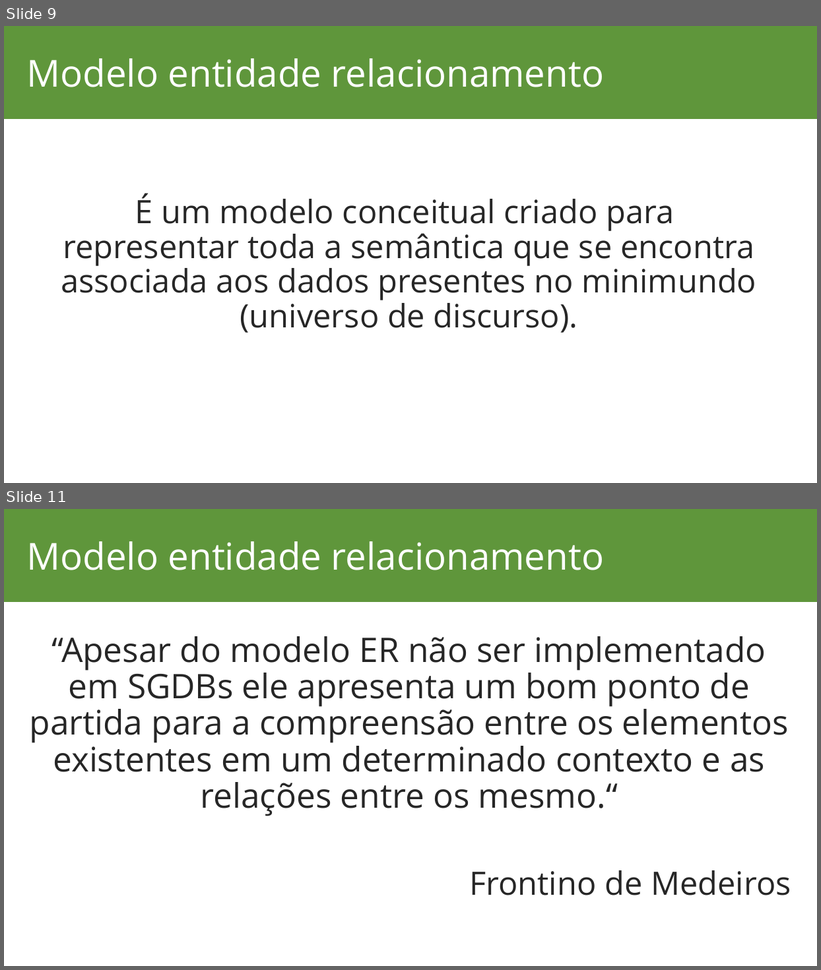
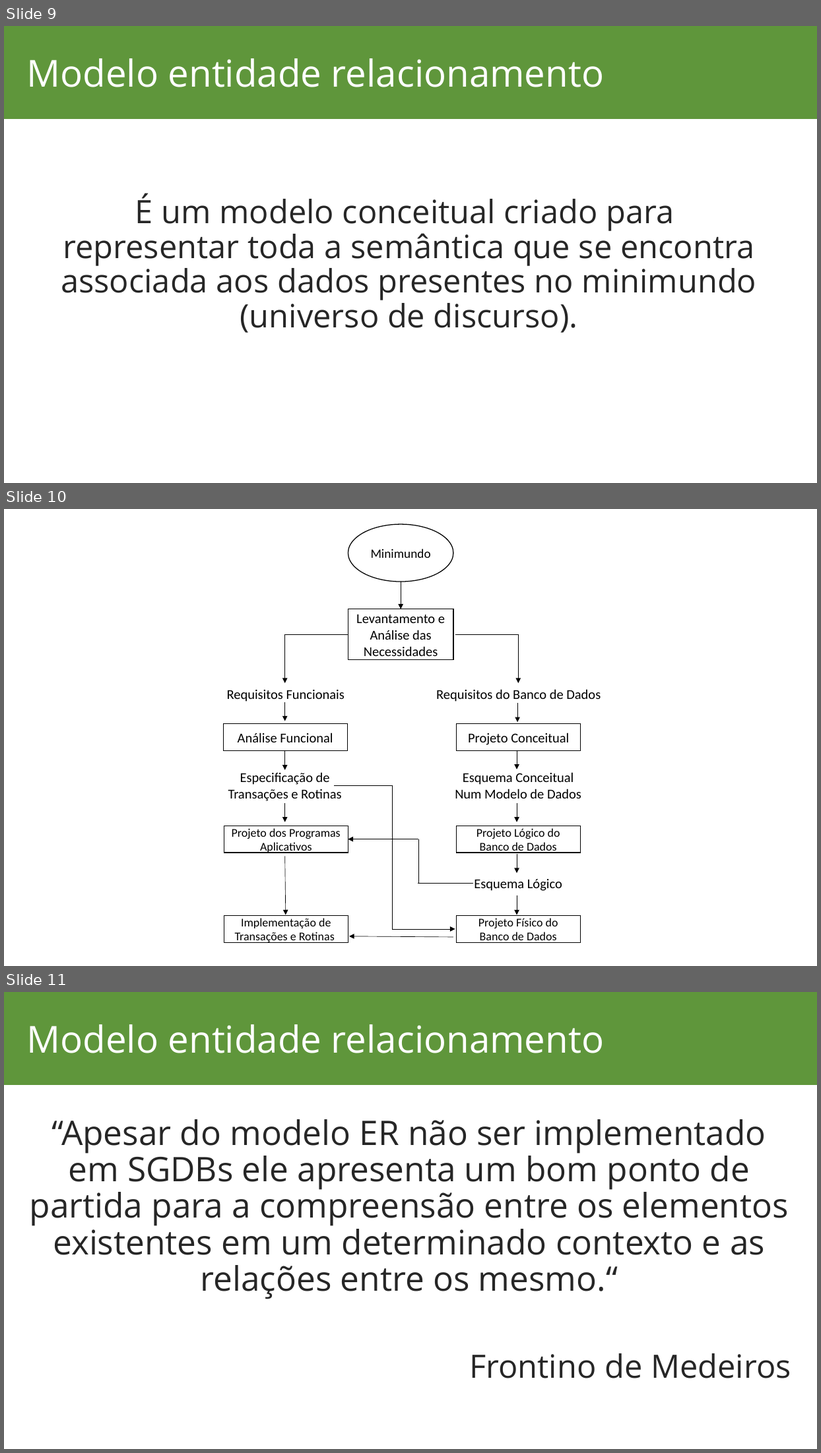
Before and after one commit to lucassoaresaraujo/aulas, a slide deck: Banco de Dados/Banco de Dados.pptx. Shown one above the other, each under a label of ours: slides 9 and 11 before the commit, slides 9, 10 and 11 after it; the slides between them are not shown. The pictures are 821x970 and 821x1453 pixels, drawn with LibreOffice and Linux fonts; fonts in the diff are those of the drawing; background and template pictures are left out. Boxes give left, top, right and bottom in pixels: in the first picture for what was removed or moved away, otherwise in the second. Text is boxed around its words. In the diff, an @@ line names an element or a change of style, - is before the commit and + after.

```diff
--- a/Banco de Dados/Banco de Dados.pptx
+++ b/Banco de Dados/Banco de Dados.pptx
@@ slide 10 added at (4,509,817,966), background #FFFFFF @@
@@ group added at (224,524,601,943): 15 arrows, 7 rectangles, 6 lines, 5 texts, 1 ellipse @@
+Minimundo
+Levantamento e Análise das Necessidades
+Requisitos Funcionais
+Requisitos do Banco de Dados
+Análise Funcional
+Projeto Conceitual
+Especificação de
+Transações e Rotinas
+Esquema Conceitual
+Num Modelo de Dados
+Projeto dos Programas Aplicativos
+Projeto Lógico do
+Banco de Dados
+Esquema Lógico
+Projeto Físico do
+Banco de Dados
+Implementação de Transações e Rotinas
```
Also in this commit, not shown: 6 slides changed, 2 other slides added, 1 slide removed, 1 other file.
